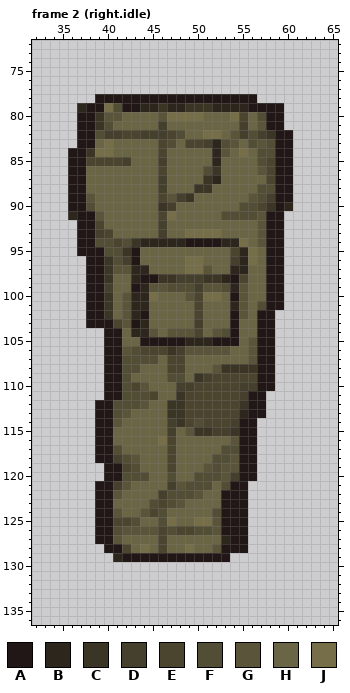
Pixel-art file: assets/source/characters/player-r01/editable/bottom.field-trousers.aseprite. The picture above is the old version.
96x144 pixels, 4 frames. Colours within 5 levels of each other are drawn and written as one. Shown: frame 2 (right.idle): x 32..65, y 72..136. The commit also changed other frames, which this record leaves out.
Palette (. is transparent): A #201716  B #2d261d  C #3b3526  D #45402d  E #4b452f  F #524d35  G #5a553a  H #6a6544  J #766e49
New version:
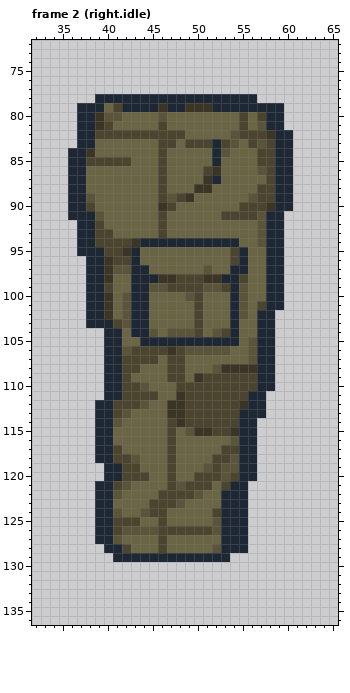
Edits made:
@@ palette @@
-A #201716
+A #1e2835
--- frame 2 (right.idle)
@@ x 32..65 @@
  78 .......AAAAAAAAAAAAAAAAAA.........
- 79 .....BAAJFAABBCBBCCCBBBBAAAA......
- 80 .....AACGGHHHHGJJJJHHHJEHFAA......
- 81 .....AACFHHHHHDHHHHHHHHDHGAA......
- 82 .....AAFDDEEDDDEFHHJJHGDFDCAA.....
- 83 .....AAHJHHHHHEFHEEDBFGHFGFAA.....
- 84 ....AACJJHHHHHEHHHHHBGHJHFFAA.....
- 85 ....AAEEEEDHHHDHHHHHBHHHHFEAA.....
- 86 ....AAHHHHHHHHEHHHHFCHHHHGEAA.....
- 87 ....AAHHHHHHHHDHHHHCBHHHHHEAA.....
- 88 ....AAHHHHHHHHDHHHCCHHHHHFFAA.....
- 89 ....AAGHHHHHHHEGDCHHHHHHGFDAA.....
- 90 ....AAFHHHHHHHCDHHHHHHHFFECAB.....
- 91 ....BAAGHHHHHHEJHHHHHFFFFGAA......
- 92 .....AAEHHHHHHDHHHHHHHHHHGAA......
- 93 .....AADEHHHHHDHHJJJJHHHHGAA......
- 94 .....AAFFEFCBBBBBAAAABBJHGAA......
- 95 .....AAAFFCAHHHHHHHHHHEBJHAA......
- 96 ......AACFDAHHHHHJJHHHDBJHAA......
- 97 ......AACGGBBHHHHJJGHHBBHHAA......
- 98 ......AACHHBAACCDDDCCBAEHHAA......
- 99 ......AADHHABGGFFFDGGFBGHHAA......
-100 ......AACHGBBJHHHGEJJHAGHHAA......
-101 ......AACHGBBHHHHHEHHHBGHFAA......
-102 ......AACHGBAHHHHHEHHHAGHAA.......
-103 ......AAAEGABHHHHHDHHHAHHAA.......
-104 ........AAHBBGHGGGEHGFAHHAA.......
-105 ........AAHHAAAAABBBAAAHGAA.......
-106 ........AAGFEEECDGGGGGHHGAA.......
-107 ........AAFFFFHEEHHHHHHHGAA.......
-108 ........AAFFHHHEEHHHGCCCCAA.......
-109 ........AAFHHHHFFHCDEEEEEAA.......
-110 ........AAFEGHHHDDEEEEEDDAA.......
-111 ........AAFFFEHHCEEEEEEDAA........
-112 .......AAFFFGHHCCEEEEEECAA........
-113 .......AAFGHHHHCCEEEEEEBAA........
-114 .......AAGHHHHHDCEFEEEDAA.........
-115 .......AAHHHHHHDHGCCDDCAA.........
-116 .......AAHHHHHJEHHHHHHGAA.........
-117 .......AAFHHHHHEHHHHHFFAA.........
-118 .......AADFGHHHEHHHHFFGAA.........
-119 ........AAEFHHHEHHHGFGGAA.........
-120 ........AAFFFHHFHHFFFGDAA.........
-121 .......AADGHHHHDGFFFHFAA..........
-122 .......AAGHHHHDFFFGHHAAA..........
-123 .......AAHHHHFEFGHHHHAAA..........
-124 .......AAGHHGEFHHHHHFAAA..........
-125 .......AAEEFHHFJHHJJGAAA..........
-126 .......AAFGGGGEFEEFFGAAA..........
-127 .......AAGHHHHEHHHHHHBAA..........
-128 ........AAEHJHEHHJHHGAAA..........
-129 .........BAAAAAAAAAAAA............
+ 79 .....AAAHEAAAACAACCCAAAAAAAA......
+ 80 .....AACGGHHHHGHHHHHHHHEHEAA......
+ 81 .....AACEHHHHHEHHHHHHHHEHGAA......
+ 82 .....AAEEEEEEEEEEHHHHHGEEECAA.....
+ 83 .....AAHHHHHHHEEHEEEAEGHEGEAA.....
+ 84 ....AACHHHHHHHEHHHHHAGHHHEEAA.....
+ 85 ....AAEEEEEHHHEHHHHHAHHHHEEAA.....
+ 86 ....AAHHHHHHHHEHHHHECHHHHGEAA.....
+ 87 ....AAHHHHHHHHEHHHHCAHHHHHEAA.....
+ 88 ....AAHHHHHHHHEHHHCCHHHHHEEAA.....
+ 89 ....AAGHHHHHHHEGECHHHHHHGEEAA.....
+ 90 ....AAEHHHHHHHCEHHHHHHHEEECAA.....
+ 91 ....AAAGHHHHHHEHHHHHHEEEEGAA......
+ 92 .....AAEHHHHHHEHHHHHHHHHHGAA......
+ 93 .....AAEEHHHHHEHHHHHHHHHHGAA......
+ 94 .....AAEEEECAAAAAAAAAAAHHGAA......
+ 95 .....AAAEECAHHHHHHHHHHEAHHAA......
+ 96 ......AACEEAHHHHHHHHHHEAHHAA......
+ 97 ......AACGGAAHHHHHHGHHAAHHAA......
+ 98 ......AACHHAAACCEEECCAAEHHAA......
+ 99 ......AAEHHAAGGEEEEGGEAGHHAA......
+100 ......AACHGAAHHHHGEHHHAGHHAA......
+101 ......AACHGAAHHHHHEHHHAGHEAA......
+102 ......AACHGAAHHHHHEHHHAGHAA.......
+103 ......AAAEGAAHHHHHEHHHAHHAA.......
+104 ........AAHAAGHGGGEHGEAHHAA.......
+105 ........AAHHAAAAAAAAAAAHGAA.......
+106 ........AAGEEEECEGGGGGHHGAA.......
+107 ........AAEEEEHEEHHHHHHHGAA.......
+108 ........AAEEHHHEEHHHGCCCCAA.......
+109 ........AAEHHHHEEHCEEEEEEAA.......
+110 ........AAEEGHHHEEEEEEEEEAA.......
+111 ........AAEEEEHHCEEEEEEEAA........
+112 .......AAEEEGHHCCEEEEEECAA........
+113 .......AAEGHHHHCCEEEEEEAAA........
+114 .......AAGHHHHHECEEEEEEAA.........
+115 .......AAHHHHHHEHGCCEECAA.........
+116 .......AAHHHHHHEHHHHHHGAA.........
+117 .......AAEHHHHHEHHHHHEEAA.........
+118 .......AAEEGHHHEHHHHEEGAA.........
+119 ........AAEEHHHEHHHGEGGAA.........
+120 ........AAEEEHHEHHEEEGEAA.........
+121 .......AAEGHHHHEGEEEHEAA..........
+122 .......AAGHHHHEEEEGHHAAA..........
+123 .......AAHHHHEEEGHHHHAAA..........
+124 .......AAGHHGEEHHHHHEAAA..........
+125 .......AAEEEHHEHHHHHGAAA..........
+126 .......AAEGGGGEEEEEEGAAA..........
+127 .......AAGHHHHEHHHHHHAAA..........
+128 ........AAEHHHEHHHHHGAAA..........
+129 .........AAAAAAAAAAAAA............
 130 ..................................
Boxes around the changes in both pictures, in picture pixels (x1, y1, x2, y2):
changed: (68, 94, 293, 562)
